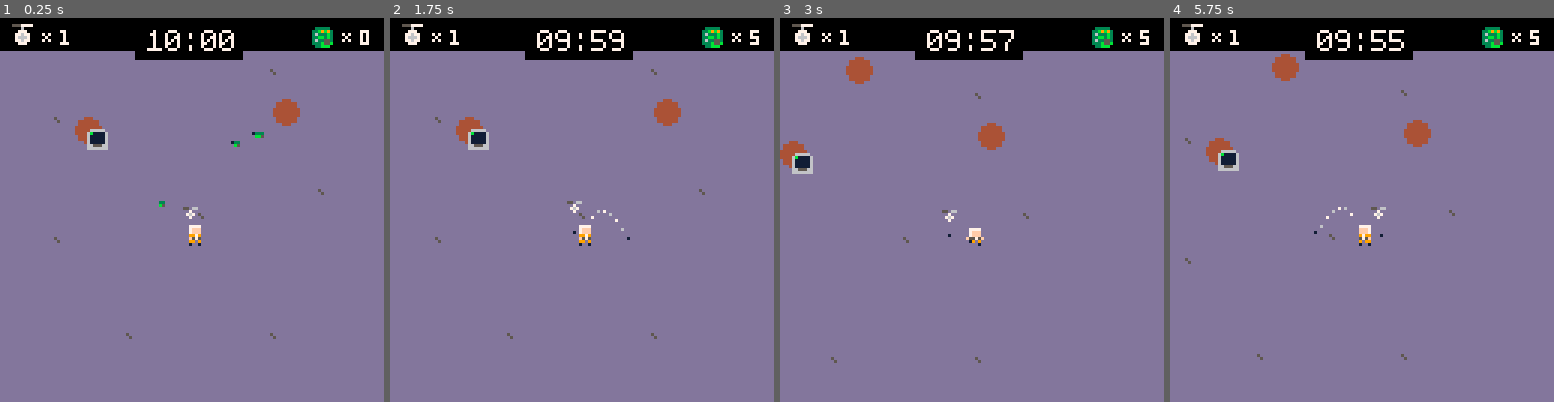
Above: before the commit, frames 1-4 (left to right).
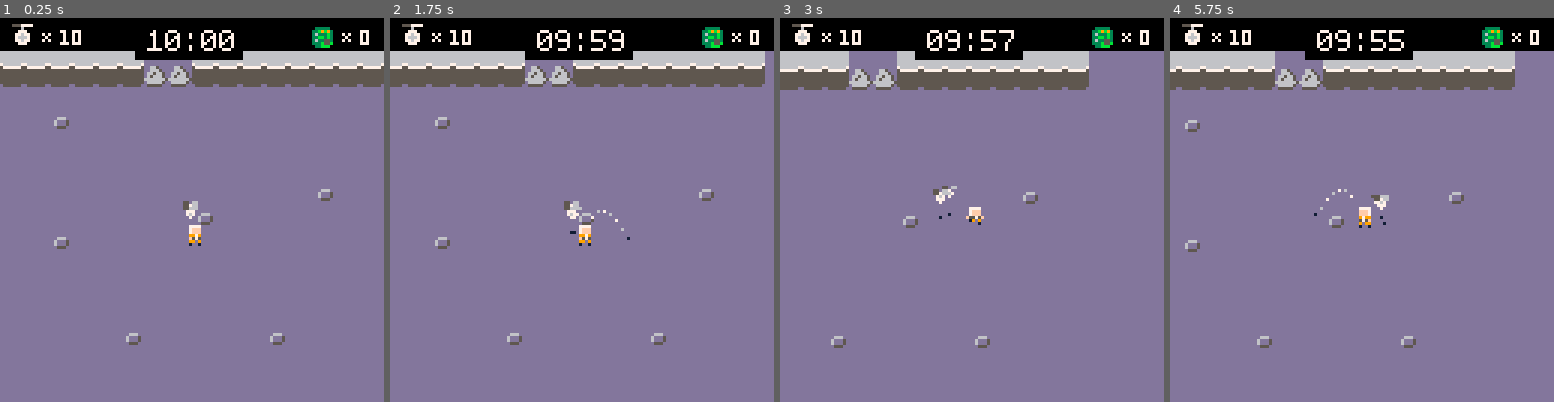
Above: after the commit, the same moments.

Repository: kevinthompson/moonbreak-p8
Game: PICO-8 cartridge moonbreak.p8
Same seed, same stepped clock (60 frames per second), same inputs: the game is played once before the commit and once after it.
Inputs:
- Up to frame 1 (0.25 s): no input
- Up to frame 2 (1.75 s): tap X (X key) at 0.33, 1.07 s; tap O (Z key) at 0.7, 1.7 s; hold Right from 1.6 s (still down)
- Up to frame 3 (3 s): tap X (X key) at 1.85, 2.97 s; release Right at 2.1 s; tap O (Z key) at 2.1, 2.5, 2.9 s; hold Up 2.15-2.42 s; hold Right from 2.47 s (still down)
- Up to frame 4 (5.75 s): release Right at 3.03 s; hold Left 3.08-3.58 s; tap O (Z key) every 0.4 s from 3.3 to 5.7 s; hold Down 3.63-3.97 s; hold Right 4.02-4.68 s; tap X (X key) at 4.08, 5.2 s; hold Up 4.73-5.03 s; hold Left 5.08-5.68 s; hold Down from 5.73 s (still down)

The runs differ from the first frame. In frame 1, 9.7% of the frame differs, in the area x 0-100%, y 3-86%; in frame 2, 9.5%; in frame 3, 8.6%; in frame 4, 9.9%, in the area x 0-97%, y 3-90%.

Commit message:
chore: fix bot throwing functionality

Diff:
--- a/moonbreak.p8
+++ b/moonbreak.p8
@@ -20,7 +20,7 @@
 
 -- entities
 #include scripts/entities/entity.lua
-#include scripts/entities/hero.lua
+#include scripts/entities/person.lua
 #include scripts/entities/bot.lua
 #include scripts/entities/objective.lua
 #include scripts/entities/energy.lua
@@ -61,13 +61,20 @@
 00000000000000000000000000000000000000000000000000000000000000000000000000000000000000000000000000000000000000000000000000000000
 00000000000000000000000000000000000000000000000000000000000000000000000000000000000000000000000000000000000000000000000000000000
 00000000000000000000000000000000000000000000000000000000000000000000000000000000000000000000000000000000000000000000000000000000
-00000000000000000000000000000000000000000000000000000000000000000000000000000000000000000000000000000000000000000000000000000000
-00000000000000000000000000000000000000000000000000000000000000000000000000000000000000000000000000000000000000000000000000000000
-00500000000000000000000000000000000000000000000000000000000000000000000000000000000000000000000000000000000000000000000000000000
-00050000000000000000000000000000000000000000000000000000000000000000000000000000000000000000000000000000000000000000000000000000
+00000000766666676666666600000000000000000000000000000000000000000000000000000000000000000000000000000000000000000000000000000000
+00000000577777756666666600665000000000000000000000000000000000000000000000000000000000000000000000000000000000000000000000000000
+00066600555555556666666600666500000000000000000000000000000000000000000000000000000000000000000000000000000000000000000000000000
+00600050555555556666666606656650000000000000000000000000000000000000000000000000000000000000000000000000000000000000000000000000
+00600050555555556666666606566650000000000000000000000000000000000000000000000000000000000000000000000000000000000000000000000000
+00055500555555556666666666666665000000000000000000000000000000000000000000000000000000000000000000000000000000000000000000000000
+00000000555555556666666606666650000000000000000000000000000000000000000000000000000000000000000000000000000000000000000000000000
+00000000055555506666666605555500000000000000000000000000000000000000000000000000000000000000000000000000000000000000000000000000
+__gff__
+0000000000000000000000000000000000000000000000000000000000000000000000000000000000000000000000000000000000000000000000000000000000010000000000000000000000000000000000000000000000000000000000000000000000000000000000000000000000000000000000000000000000000000
+0000000000000000000000000000000000000000000000000000000000000000000000000000000000000000000000000000000000000000000000000000000000000000000000000000000000000000000000000000000000000000000000000000000000000000000000000000000000000000000000000000000000000000
 __map__
-0000000000000000000000000000000000000000000000000000000000000000000000000000000000000000000000000000000000000000000000000000000000000000000000000000000000000000000000000000000000000000000000000000000000000000000000000000000000000000000000000000000000000000
-0000000000000000000000400000000000000000000000000000000000000000000000000000000000000000000000000000000000000000000000000000000000000000000000000000000000000000000000000000000000000000000000000000000000000000000000000000000000000000000000000000000000000000
+4242424242420000424242424242424200000000000000000000000000000000000000000000000000000000000000000000000000000000000000000000000000000000000000000000000000000000000000000000000000000000000000000000000000000000000000000000000000000000000000000000000000000000
+4141414141414343414141414141414100000000000000000000000000000000000000000000000000000000000000000000000000000000000000000000000000000000000000000000000000000000000000000000000000000000000000000000000000000000000000000000000000000000000000000000000000000000
 0000000000000000000000000000000000000000000000000000000000000000000000000000000000000000000000000000000000000000000000000000000000000000000000000000000000000000000000000000000000000000000000000000000000000000000000000000000000000000000000000000000000000000
 0000400000000000000000000000000000000000000000000000000000000000000000000000000000000000000000000000000000000000000000000000000000000000000000000000000000000000000000000000000000000000000000000000000000000000000000000000000000000000000000000000000000000000
 0000010000000000000000000000000000000000000000000000000000000000000000000000000000000000000000000000000000000000000000000000000000000000000000000000000000000000000000000000000000000000000000000000000000000000000000000000000000000000000000000000000000000000
--- a/scripts/entities/bot.lua
+++ b/scripts/entities/bot.lua
@@ -12,8 +12,16 @@
   ox = 0,
   oy = 0,
 
+  init = function(_ENV)
+    entity.init(_ENV)
+    target_offset = { x = rnd(3), y = rnd(4) }
+    time_offset = rnd()
+  end,
+
   update = function(_ENV)
-    states[state](_ENV)
+    -- hover animiation
+    elevation = 4.5 + sin((t() + time_offset) * .5)
+    entity.update(_ENV)
   end,
 
   draw = function(_ENV)
@@ -22,7 +30,7 @@
 
   throw_at = function(_ENV,t)
     state = "throw"
-    target = t
+    target = { x=t.x, y=t.y }
     animation_frames = 30
     animation_frame = 0
   end,
@@ -54,8 +62,6 @@
         x = px
         y = py
       end
-
-      elevation = 4.5 + sin(t() * .5)
     end,
 
     attack = function(_ENV)
@@ -86,6 +92,10 @@
       x = lerp(player.x, target.x, animation_frame / animation_frames)
       y = lerp(player.y, target.y, animation_frame / animation_frames)
       animation_frame = min(animation_frame + 1, animation_frames)
+
+      if animation_frame == animation_frames then
+        state = "idle"
+      end
       -- find target
       -- attack target or return to player
     end
--- a/scripts/entities/entity.lua
+++ b/scripts/entities/entity.lua
@@ -1,4 +1,10 @@
 entity=gameobject:extend({
+
+  -- static
+  objects = {},
+
+  --------------------
+
   -- position
   x=0,
 	y=0,
@@ -15,10 +21,19 @@
   animation_timer = 12,
   frame = 0,
 
-  objects = {},
+  -- state
+  states = {
+    idle = _noop
+  },
 
+  -- instance methods
   init = function(_ENV)
     add(entity.objects,_ENV)
+  end,
+
+  update = function(_ENV)
+    local state_func = states[state]
+    if (state_func) states[state](_ENV)
   end,
 
   destroy = function(_ENV)
--- a/scripts/entities/hero.lua
+++ b/scripts/entities/person.lua
@@ -1,4 +1,4 @@
-hero = entity:extend({
+person = entity:extend({
   x=64,
   y=64,
   speed=0.5,
@@ -16,15 +16,18 @@
   },
 
   update=function(_ENV)
-    bot = bots[1]
+    current_bot = bots[1]
 
-    if bot and btn(4) then
+    if btn(4) then
       state = "aiming"
     else
       state = "walking"
       target = nil
-      bot.state = "follow"
-      bot.target = _ENV
+
+      if current_bot then
+        current_bot.state = "follow"
+        current_bot.target = _ENV
+      end
     end
 
     if state == "walking" then
@@ -56,10 +59,6 @@
     -- proposed input
     -- hold Z, left/right to adjust angle, up/down to adjust distance, X to throw
 
-    if bot.state != "throw" then
-      bot.state = "aiming"
-    end
-
     if not target then
       target = {
         ang = ang,
@@ -80,8 +79,15 @@
     target.y = y + sin(target.ang) * target.dist
 
     -- detect throw input
-    if btnp(5) then
-      bot:throw_at(target)
+    if current_bot then
+      if current_bot.state != "throw" then
+        current_bot.state = "aiming"
+      end
+
+      if btnp(5) then
+        current_bot:throw_at(target)
+        del(bots,current_bot)
+      end
     end
   end,
 
--- a/scripts/scenes/game.lua
+++ b/scripts/scenes/game.lua
@@ -7,20 +7,16 @@
     time_limit = 601
     time_start = time()
 
-    g.player = hero:new()
+    g.player = person:new()
 
-    create_terminal()
+    for i=1,10 do
+      local b = bot:new({
+        target = player,
+        x = player.x,
+        y = player.y
+      })
 
-    for i=1,3 do
-      create_objective()
-    end
-
-    for i=1,5 do
-      create_energy(player.x,player.y,rnd())
-    end
-
-    for i=1,1 do
-      create_bot()
+      add(player.bots,b)
     end
   end,
 
@@ -79,43 +75,6 @@
 
 function update_camera()
   cx = mid(0, player.x - 64, 896)
-  cy = mid(-16, player.y - 71, 384)
+  cy = mid(-8, player.y - 71, 384)
   camera(cx,cy)
 end
-
-function create_bot()
-  local m = bot:new({
-    x = player.x,
-    y = player.y
-  })
-
-  add(player.bots,m)
-end
-
-function create_objective()
-  local o = objective:new({
-    x=rnd(128),
-    y=rnd(128)
-  })
-
-  add(targets, o)
-  add(objectives, o)
-end
-
-function create_terminal()
-  local t = terminal:new({
-    x=32,
-    y=32
-  })
-
-  add(targets, t)
-  add(terminals, t)
-end
-
-function create_energy(x,y,a)
-  energy:new({
-    x=x,
-    y=y,
-    a=a
-  })
-end
--- a/scripts/utilities/globals.lua
+++ b/scripts/utilities/globals.lua
@@ -6,7 +6,7 @@
 
 -- enable extended palette
 poke(0x5f2e,1)
-pal({129,2,3,4,5,6,7,8,9,137,11,12,13,14,15,0},1)
+pal({129,2,3,4,5,6,7,8,9,137,11,12,13,133,15,0},1)
 
 -- camera setup
 cx = 0
Not shown, changed: assets/artboard.aseprite
Not shown, added: assets/palette.aseprite
Not shown, changed: sprites.png
